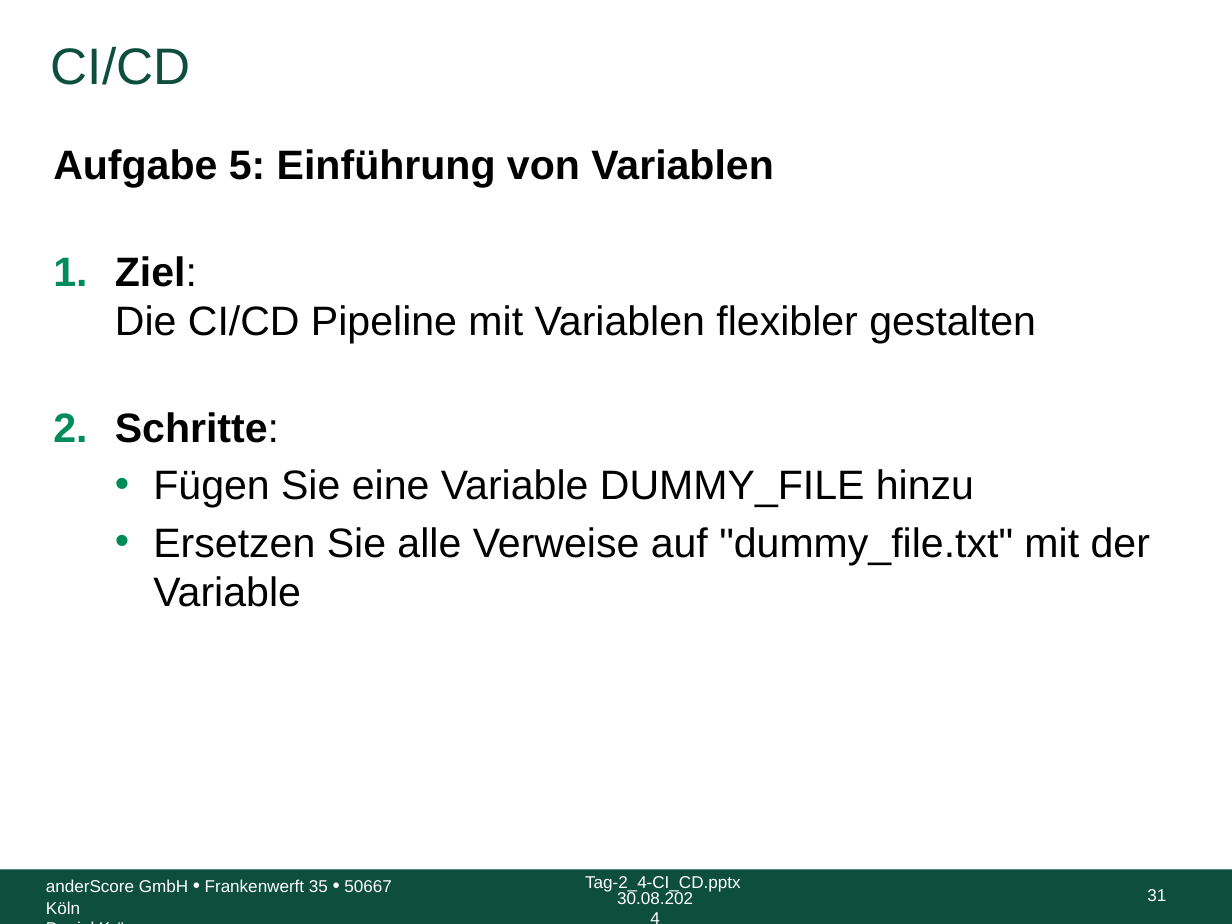
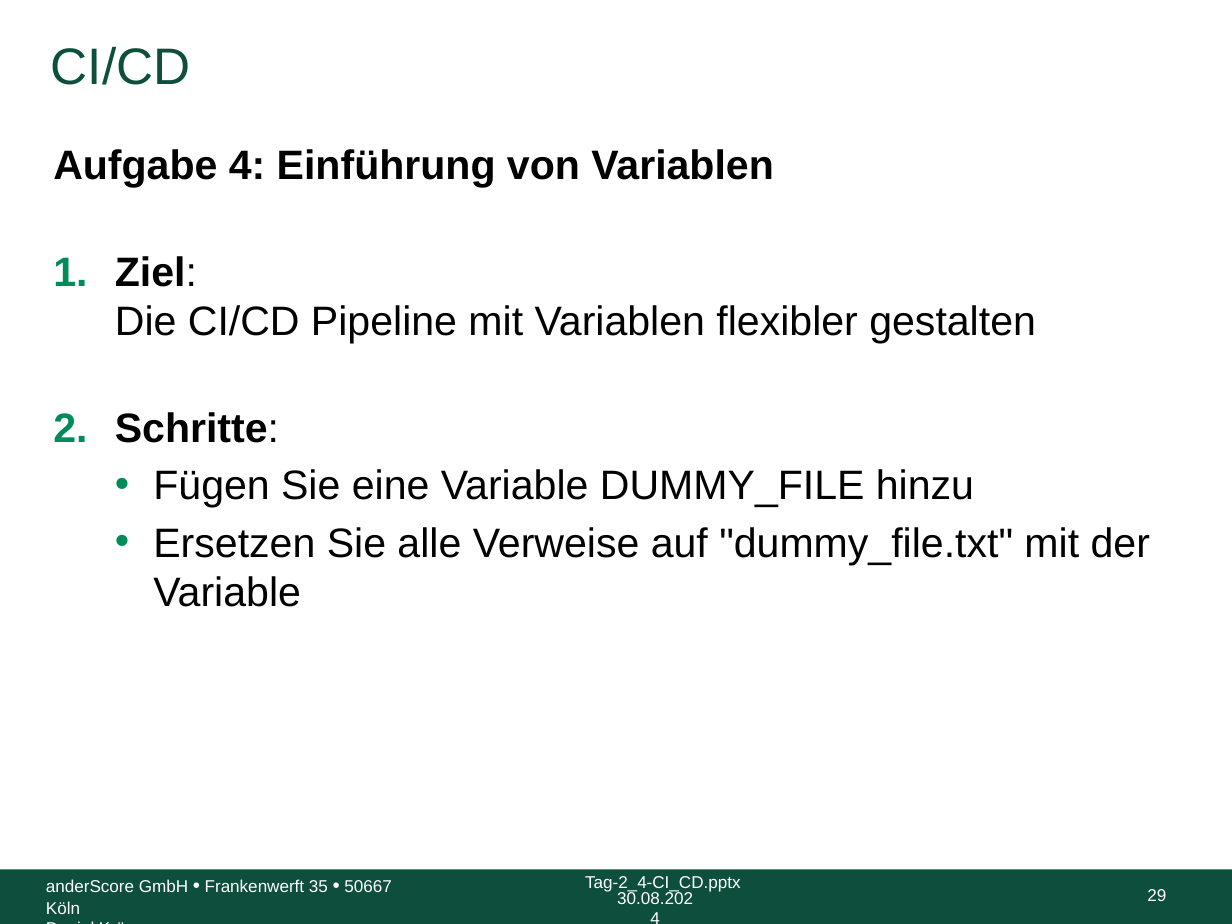
Before and after one commit to anderscore-gmbh/gitlab, a slide deck: slide 29 of slides/Tag-2_4-CI_CD.pptx (slide 31 before the commit). Drawn at 1232x924 pixels with LibreOffice and Linux fonts; fonts in the diff are those of the drawing; background and template pictures are left out. Boxes give left, top, right and bottom in pixels: in the first picture for what was removed or moved away, otherwise in the second. Text is boxed around its words. In the diff, an @@ line names an element or a change of style, - is before the commit and + after.

Commit message:
Aufgaben in 2-4 überarbeitet

```diff
--- a/slides/Tag-2_4-CI_CD.pptx
+++ b/slides/Tag-2_4-CI_CD.pptx
@@ text at (53, 149, 773, 187): text changed @@
-Aufgabe 5: Einführung von Variablen
+Aufgabe 4: Einführung von Variablen
@@ page number at (1147, 889, 1166, 901): text changed @@
-31
+29
```
Also in this commit, not shown: 15 other slides changed, 2 slides removed.
